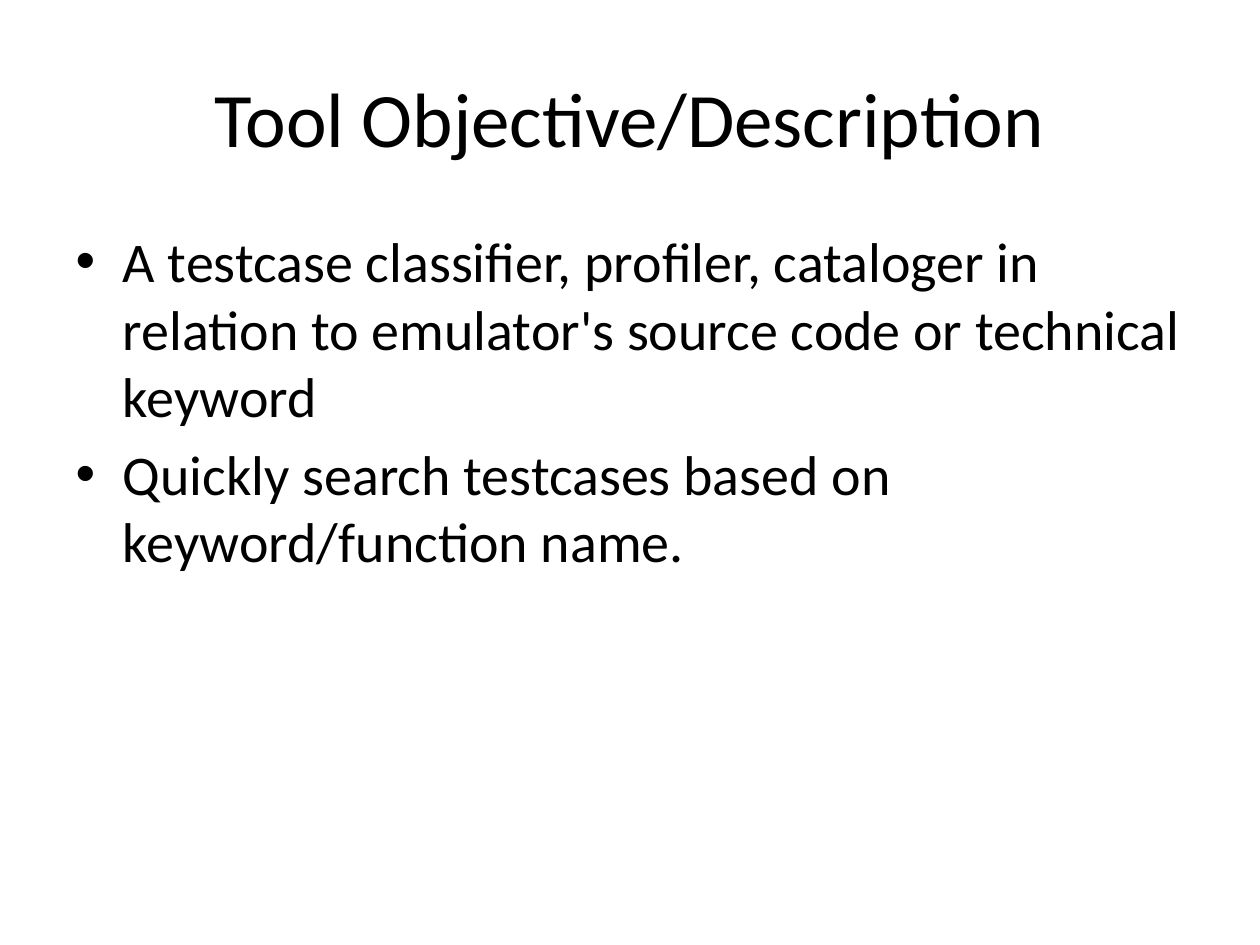
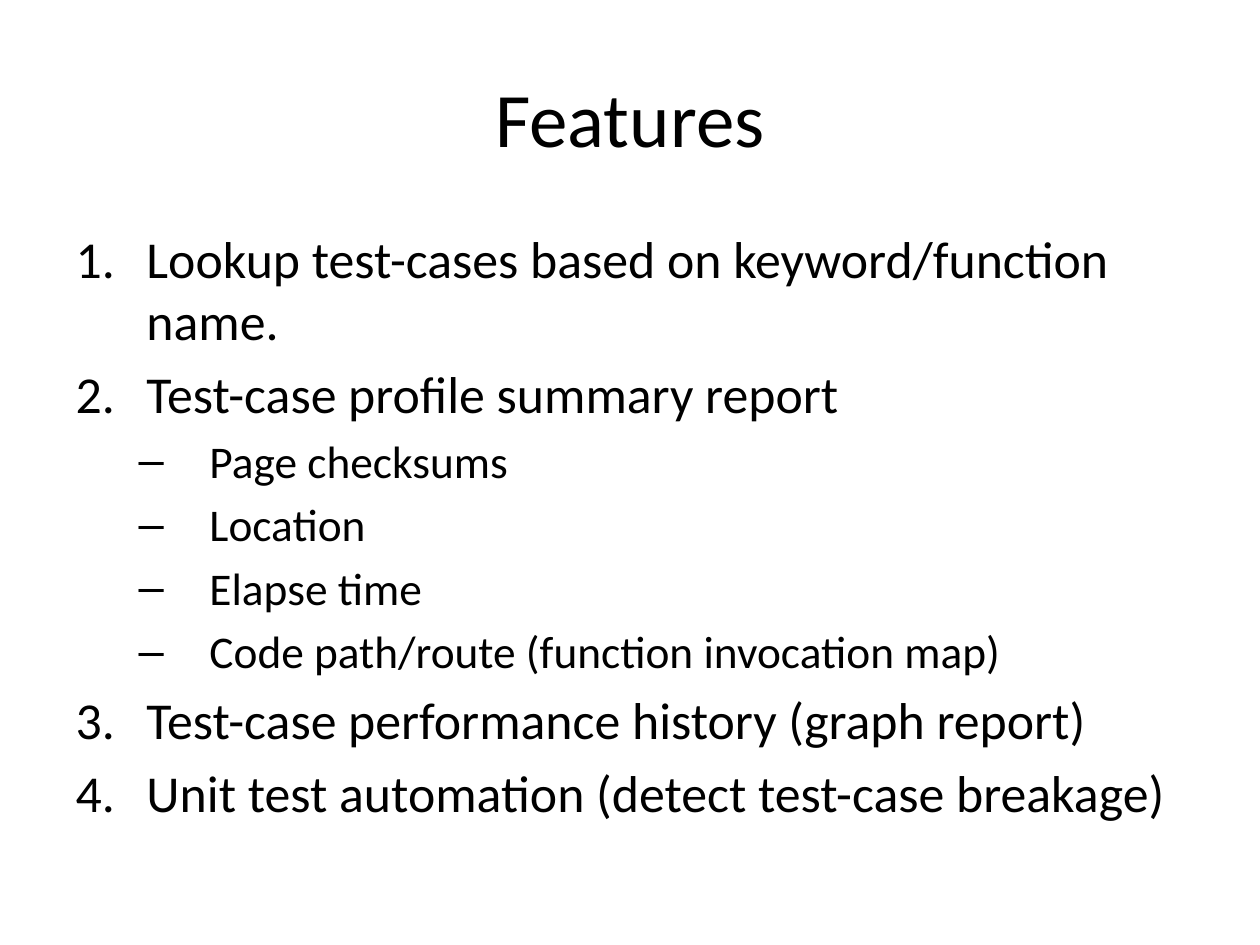
Before and after one commit to repolyo/turtle, a slide deck: slide 2 of turtle.pptx. Drawn at 1260x945 pixels with LibreOffice and Linux fonts; fonts in the diff are those of the drawing. Boxes give left, top, right and bottom in pixels: in the first picture for what was removed or moved away, otherwise in the second. Text is boxed around its words. In the diff, an @@ line names an element or a change of style, - is before the commit and + after.

```diff
--- a/turtle.pptx
+++ b/turtle.pptx
@@ title at box(495, 97, 764, 148): text changed @@
-Tool Objective/Description
+Features
@@ text at box(146, 242, 1164, 821): text changed; size 32 to 29.6 pt @@
-• A testcase classifier, profiler, cataloger in relation to emulator's source code or technical keyword
-• Quickly search testcases based on keyword/function name.
+1. Lookup test-cases based on keyword/function name.
+2. Test-case profile summary report
+  – Page checksums
+  – Location
+  – Elapse time
+  – Code path/route (function invocation map)
+3. Test-case performance history (graph report)
+4. Unit test automation (detect test-case breakage)
```
Also in this commit, not shown: 3 other slides changed, 18 other files.
